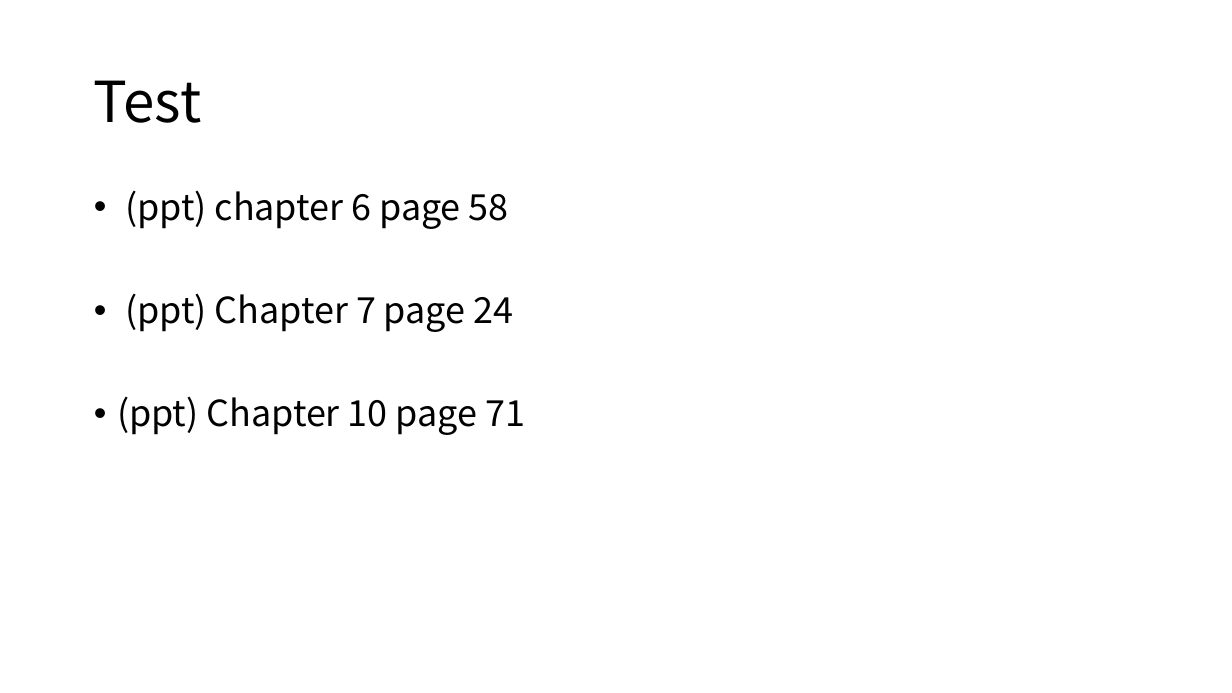
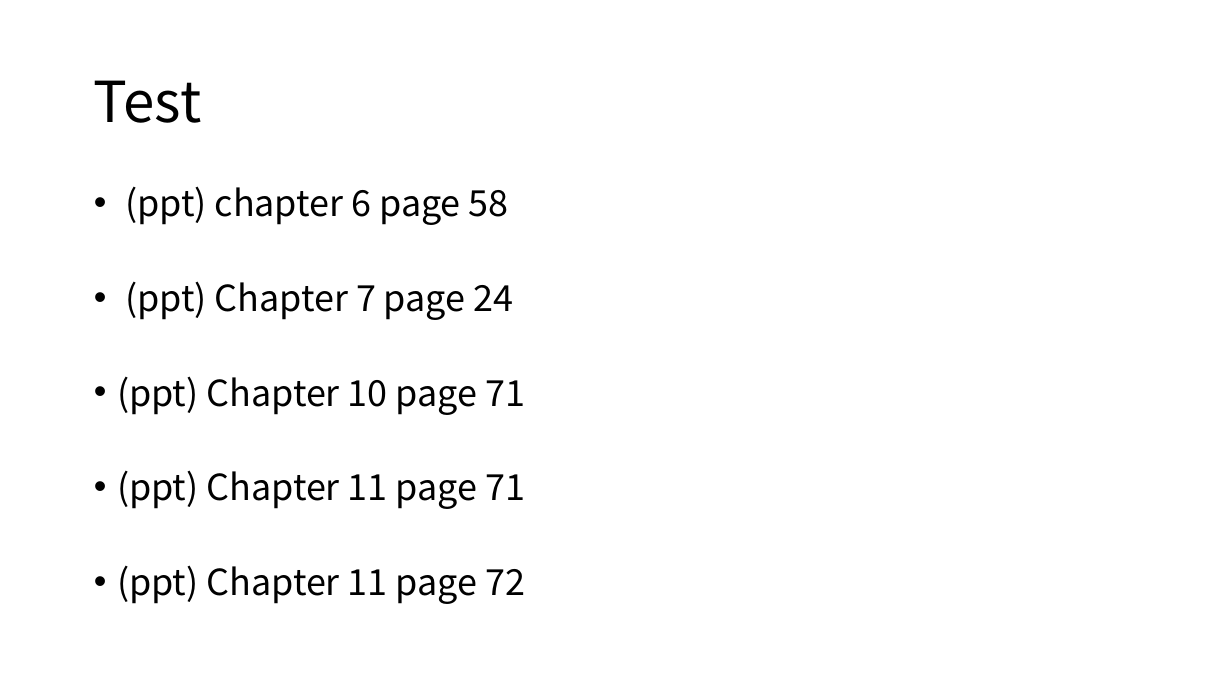
Before and after one commit to djuanbei/CPLUSPLUS, a slide deck: slide 2 of ppt/homework.pptx. Drawn at 1232x693 pixels with LibreOffice and Linux fonts; fonts in the diff are those of the drawing. Boxes give left, top, right and bottom in pixels: in the first picture for what was removed or moved away, otherwise in the second. Text is boxed around its words. In the diff, an @@ line names an element or a change of style, - is before the commit and + after.

```diff
--- a/ppt/homework.pptx
+++ b/ppt/homework.pptx
@@ text at bbox=[117, 186, 525, 415]: line spacing 0.9 to 0.8 @@
@@ text at bbox=[117, 470, 525, 604]: paragraphs added @@
+• (ppt) Chapter 11 page 71
+• (ppt) Chapter 11 page 72
```
Also in this commit, not shown: 1 other file.
